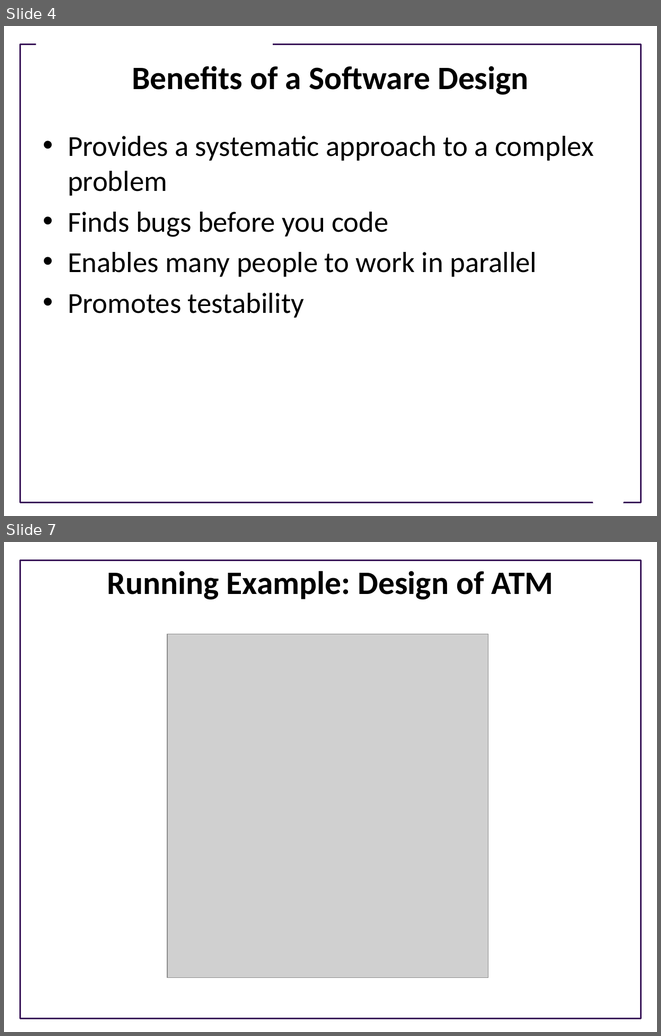
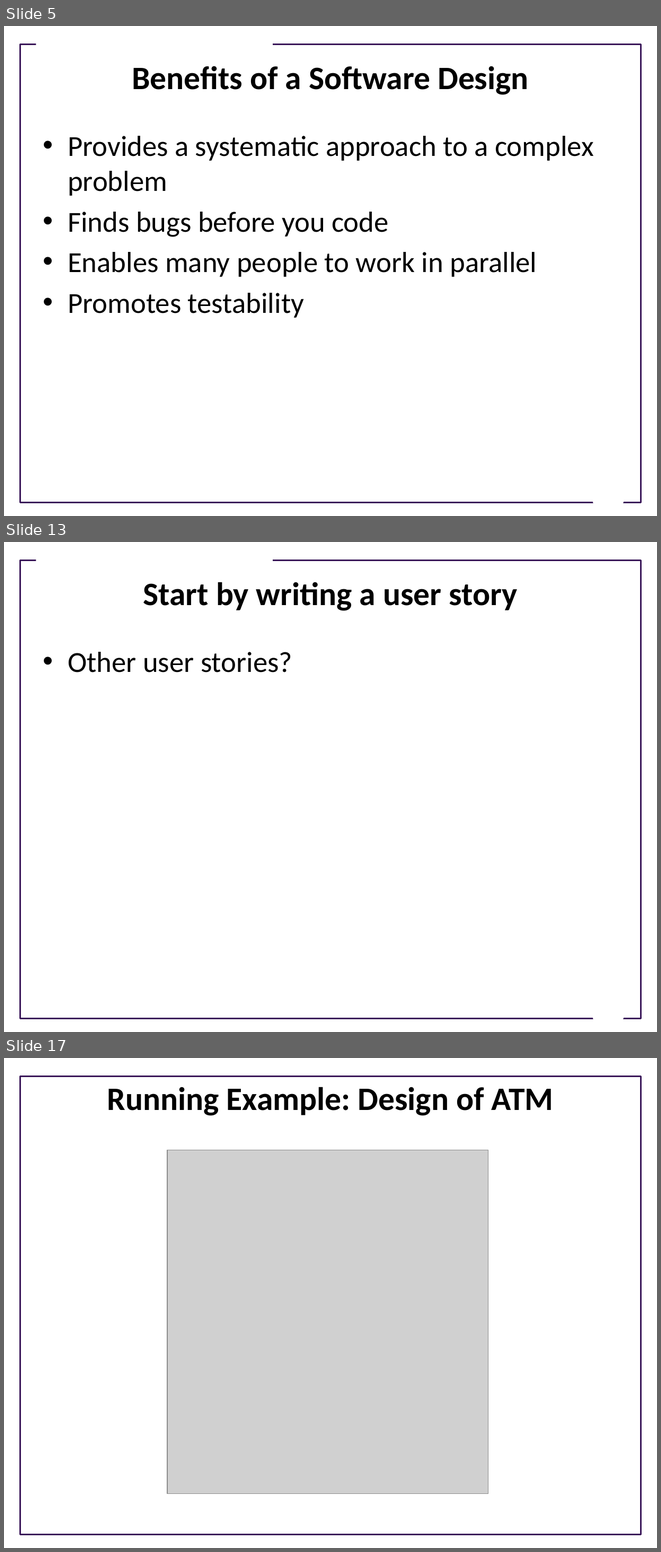
Before and after one commit to UWDIRECT/UWDIRECT.github.io, a slide deck: Wi21_content/SEDS/L10.Software_Design.pptx. Shown one above the other, each under a label of ours: slides 4 and 7 before the commit, slides 5, 13 and 17 after it; the slides between them are not shown. The pictures are 661x1036 and 661x1552 pixels, drawn with LibreOffice and Linux fonts; fonts in the diff are those of the drawing; grey boxes stand for pictures; background and template pictures are left out. Boxes give left, top, right and bottom in pixels: in the first picture for what was removed or moved away, otherwise in the second. Text is boxed around its words. In the diff, an @@ line names an element or a change of style, - is before the commit and + after.

Commit message:
added more about user stories

```diff
--- a/Wi21_content/SEDS/L10.Software_Design.pptx
+++ b/Wi21_content/SEDS/L10.Software_Design.pptx
@@ slide 13 added at [4, 542, 657, 1032], background #FFFFFF; not listed: 3 template elements that a slide beside it also shows @@
@@ title added at [143, 582, 517, 611], 36 pt, text #000000, bold @@
+Start by writing a user story
@@ text added at [68, 652, 292, 672], 32 pt, text #000000 @@
+• Other user stories?
@@ what was slide 4 is now slide 5 @@
@@ what was slide 7 is now slide 17 @@
```
Also in this commit, not shown: 6 slides changed, 15 other slides added, 1 slide removed.
